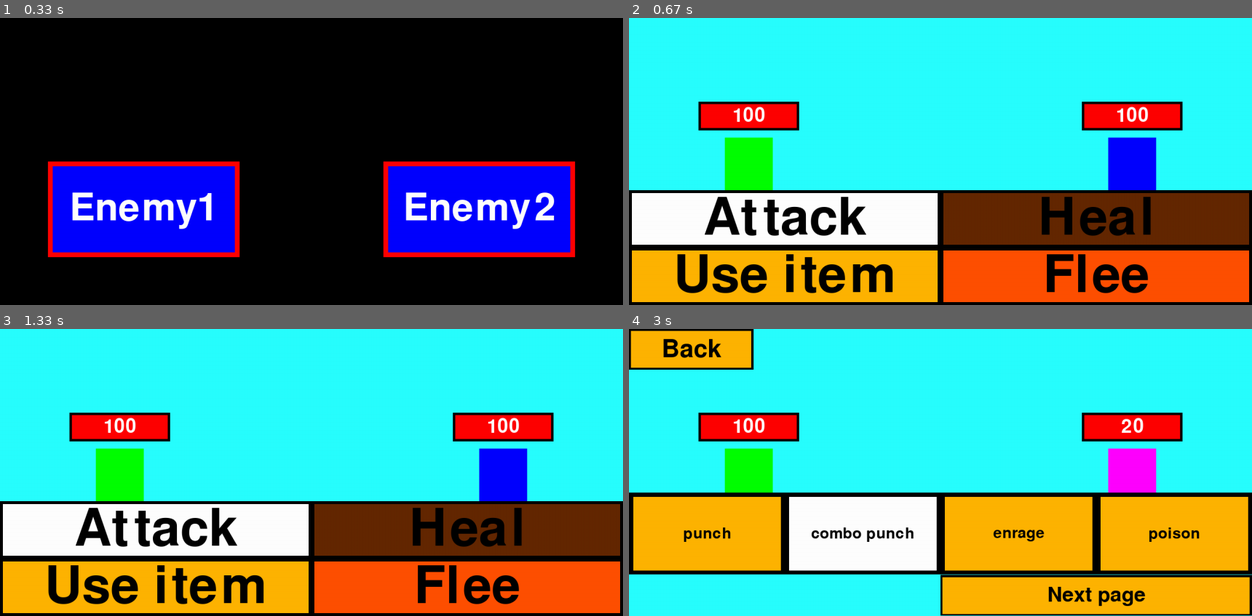
Above: before the commit, frames 1-4 (two rows, left to right).
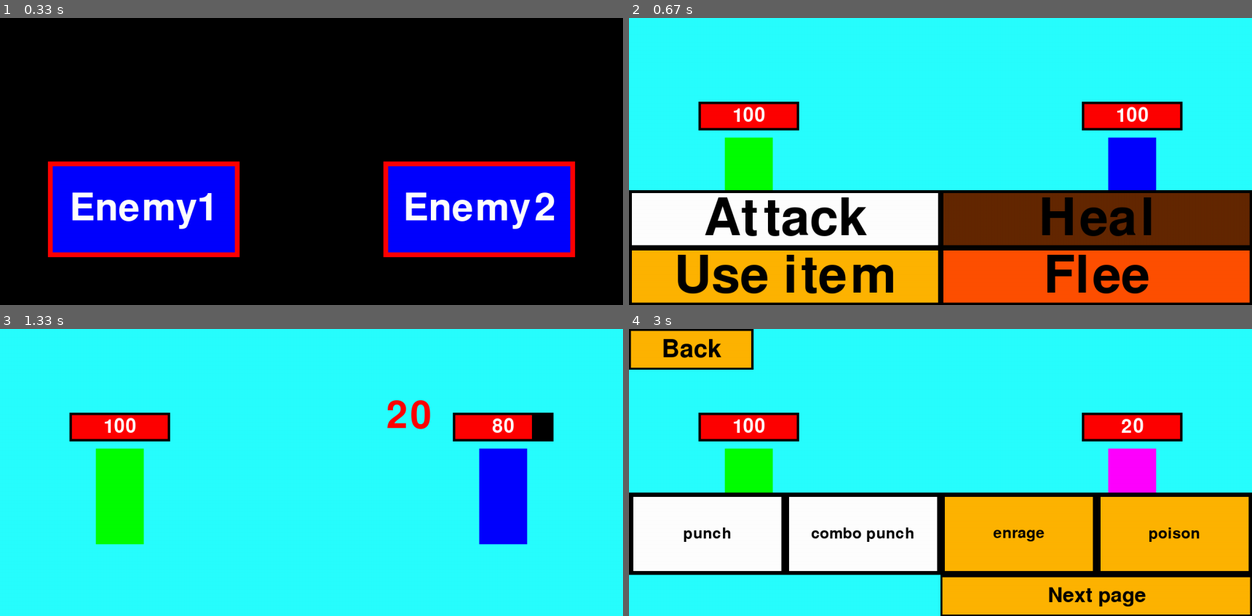
Above: after the commit, the same moments.

Repository: cast-hen/titanic_escape
Game: pygame game, started from personal/Branko/Fighting function Testing.py
The game is run twice, just before and just after one commit, with the same random seed, the same clock (stepped at 60 frames per second) and the same inputs.
Inputs (mouse positions are in pixels of both pictures, inside the frame that each line leads up to):
- Up to frame 1 (0.33 s): no input
- Up to frame 2 (0.67 s): click "Enemy1" at 0.38 s
- Up to frame 3 (1.33 s): click "Use item" at 0.72 s; click "Bomb" at 1.05 s
- Up to frame 4 (3 s): click (778, 366) at 1.38 s; click "Flee" at 1.72 s; click "confirm" at 2.05 s; click "Enemy2" at 2.38 s; click "Attack" at 2.72 s

Frame 1 is identical in both runs. In frame 2, 2.4% of the frame differs, in the area x 0-100%, y 61-100%; in frame 3, 41%, in the area x 0-100%, y 24-100%; in frame 4, 7.8%.

Commit message:
added sum items, not yet in main file

Diff:
--- a/personal/Branko/Fighting function Testing.py
+++ b/personal/Branko/Fighting function Testing.py
@@ -40,7 +40,10 @@
 
 player = character("greg", 5,(0, 0, 255), 100, 100,[punch, comboPunch, enrage, poison, lifeSteal, block], [
     item("Full Restore", 2),
-    item("Bomb", 5)
+    item("Bomb", 5),
+    item("Poison bottle", 0),
+    item("Immunifying elixir", 0),
+    item("Giantkiller", 2)
 ], 5)
 
 running = True
@@ -140,10 +143,11 @@
     #defining the variables before the fight starts
     width = screen.get_width()
     height = screen.get_height()
-    attackButton = button(0, (height / 5) * 3, width / 2, height/5, (255, 180, 0), (255, 255, 255), "Attack", (0, 0, 0), width // 12, (0, 0, 0))
-    fleeButton = button(width / 2, (height / 5) * 4, width / 2, height / 5, (255, 80, 0), (255, 255, 255), "Flee", (0, 0, 0), width // 12,  (0, 0, 0))
-    buttonNextPage = button(width / 2, (height / 7) * 6, width / 2, height / 7, (255, 180, 0), (255, 255, 255), "Next page", (0, 0, 0), width // 30, (0, 0, 0))
-    buttonPrevPage = button(0, (height / 7) * 6, width / 2, height / 7, (255, 180, 0), (255, 255, 255), "Previous page",(0, 0, 0), width // 30, (0, 0, 0))
+    attackButton = button(0, (height / 5) * 3, width / 2 + 1, height/5 + 1, (255, 180, 0), (255, 255, 255), "Attack", (0, 0, 0), width // 12, (0, 0, 0))
+    itemButton = button(0, (height / 5) * 4, width / 2 + 1, height / 5 + 1, (255, 180, 0), (255, 255, 255), "Use item",(0, 0, 0), width // 12, (0, 0, 0))
+    fleeButton = button(width / 2, (height / 5) * 4, width / 2 + 1, height / 5 + 1, (255, 80, 0), (255, 255, 255), "Flee", (0, 0, 0), width // 12,  (0, 0, 0))
+    buttonNextPage = button(width / 2, (height / 7) * 6, width / 2 + 1, height / 7 + 1, (255, 180, 0), (255, 255, 255), "Next page", (0, 0, 0), width // 30, (0, 0, 0))
+    buttonPrevPage = button(0, (height / 7) * 6, width / 2 + 1, height / 7 + 1, (255, 180, 0), (255, 255, 255), "Previous page",(0, 0, 0), width // 30, (0, 0, 0))
     buttonBack = button(0, 0, width / 5, height / 7, (255, 180, 0), (255, 255, 255), "Back", (0, 0, 0), width // 25,(0, 0, 0))
     playerCurrentHealth = player.hitpoints
     enemyCurrentHealth = enemy.hitpoints
@@ -159,6 +163,8 @@
     poisonTurnsLeftEnemy = 0
     immunityTurnsLeftPlayer = 0
     immunityTurnsLeftEnemy = 0
+    playerItems = player.items
+    enemyItems = enemy.items
     fighting = True
     state = "turnPlayer"
     draw_scene()
@@ -168,13 +174,9 @@
         if state == "turnPlayer":
             #sets the texture of the buttons depending on whether its an available option or not
             if (playerCurrentHealth < player.maxHitpoints or poisonTurnsLeftPlayer > 0) and playerHeals > 0:
-                healButton = button(width / 2, (height / 5) * 3, width / 2, height / 5, (255, 180, 0), (255, 255, 255),"Heal", (0, 0, 0), width // 12, (0, 0, 0))
+                healButton = button(width / 2, (height / 5) * 3, width / 2 + 1, height / 5 + 1, (255, 180, 0), (255, 255, 255),"Heal", (0, 0, 0), width // 12, (0, 0, 0))
             else:
-                healButton = button(width / 2, (height / 5) * 3, width / 2, height / 5, (100, 40, 0), (100, 40, 0),"Heal", (0, 0, 0), width // 12, (0, 0, 0))
-            if len(player.items) > 0:
-                itemButton = button(0, (height / 5) * 4, width / 2, height / 5, (255, 180, 0),(255, 255, 255), "Use item", (0, 0, 0), width // 12, (0, 0, 0))
-            else:
-                itemButton = button(0, (height / 5) * 4, width / 2, height / 5, (100, 40, 0),(100, 40, 0), "Use item", (0, 0, 0), width // 12, (0, 0, 0))
+                healButton = button(width / 2, (height / 5) * 3, width / 2 + 1, height / 5 + 1, (100, 40, 0), (100, 40, 0),"Heal", (0, 0, 0), width // 12, (0, 0, 0))
             #checks whether the mousebutton is down
             mouseDown = False
             for event in pygame.event.get():
@@ -208,9 +210,9 @@
                     for i in range(0, 4):
                         if (page * 4) + i < len(player.moveset):
                             if  player.moveset[page * 4 + i].name == "block" and playerBlocks == 0:
-                                moveButton = button(int((width / 4) * i), int((height / 7) * 4), int(width / 4), int((height / 7) * 2), (100, 40, 0), (100, 40, 0), player.moveset[(page * 4) + i].name, (0, 0, 0), width // 40,(0, 0, 0))
+                                moveButton = button(int((width / 4) * i), int((height / 7) * 4), int(width / 4) + 1, int((height / 7) * 2) + 1, (100, 40, 0), (100, 40, 0), player.moveset[(page * 4) + i].name, (0, 0, 0), width // 40,(0, 0, 0))
                             else:
-                                moveButton = button(int((width / 4) * i), int((height / 7) * 4), int(width / 4), int((height / 7) * 2), (255, 180, 0), (255, 255, 255), player.moveset[(page * 4) + i].name, (0, 0, 0), width // 40, (0, 0, 0))
+                                moveButton = button(int((width / 4) * i), int((height / 7) * 4), int(width / 4) + 1, int((height / 7) * 2) + 1, (255, 180, 0), (255, 255, 255), player.moveset[(page * 4) + i].name, (0, 0, 0), width // 40, (0, 0, 0))
                             if button.check(moveButton, mouseDown, screen) and not(player.moveset[page * 4 + i].name == "block" and playerBlocks == 0):
                                 move = player.moveset[page * 4 + i].name
                                 done = True
@@ -286,7 +288,7 @@
             elif button.check(itemButton, mouseDown, screen) and len(player.items) > 0:
                 draw_scene()
                 done = False
-                pages = len(player.items) // 4
+                pages = len(playerItems) // 4
                 page = 0
                 usedItem = None
                 # loop where an item can be selected
@@ -307,20 +309,46 @@
                             draw_scene()
                     # for loop drawing the buttons and checking if they're pressed
                     for i in range(0, 4):
-                        if (page * 4) + i < len(player.items):
-                            if player.items[page * 4 + i].ammount <= 0:
-                                itemButton = button(int((width / 4) * i), int((height / 7) * 4), int(width / 4), int((height / 7) * 2), (100, 40, 0), (100, 40, 0), player.items[(page * 4) + i].name, (0, 0, 0), width // 40, (0, 0, 0))
+                        if (page * 4) + i < len(playerItems):
+                            if playerItems[page * 4 + i].ammount <= 0 or playerItems[page * 4 + i].name == "Full Restore" and not(playerCurrentHealth < player.maxHitpoints or poisonTurnsLeftPlayer > 0):
+                                selectItemButton = button(int((width / 4) * i), int((height / 7) * 4), int(width / 4) + 1, int((height / 7) * 2) + 1, (100, 40, 0), (100, 40, 0), playerItems[(page * 4) + i].name, (0, 0, 0), width // 40, (0, 0, 0))
                             else:
-                                itemButton = button(int((width / 4) * i), int((height / 7) * 4), int(width / 4), int((height / 7) * 2), (255, 180, 0), (255, 255, 255), player.items[(page * 4) + i].name, (0, 0, 0), width // 40, (0, 0, 0))
-                            if button.check(itemButton, mouseDown, screen) and player.items[page * 4 + i].ammount > 0:
-                                usedItem = player.items[page * 4 + i].name
+                                selectItemButton = button(int((width / 4) * i), int((height / 7) * 4), int(width / 4) + 1, int((height / 7) * 2) + 1, (255, 180, 0), (255, 255, 255), playerItems[(page * 4) + i].name, (0, 0, 0), width // 40, (0, 0, 0))
+                            if button.check(selectItemButton, mouseDown, screen) and playerItems[page * 4 + i].ammount > 0 and (playerItems[page * 4 + i].name != "Full Restore" or playerCurrentHealth < player.maxHitpoints or poisonTurnsLeftPlayer > 0):
+                                usedItem = playerItems[page * 4 + i].name
+                                playerItems[page * 4 + i].ammount -= 1
                                 done = True
                     # checks whether the button to return to the main options is pressed
                     if button.check(buttonBack, mouseDown, screen):
                         done = True
                 draw_scene()
                 if usedItem is not None:
-                    pass
+                    if usedItem == "Full Restore":
+                        healed = player.maxHitpoints - playerCurrentHealth
+                        playerCurrentHealth = player.maxHitpoints
+                        scrollText(str(healed), (0, 255, 0), "player", 80, 20)
+                        if poisonTurnsLeftPlayer > 0:
+                            poisonTurnsLeftPlayer = 0
+                            scrollText("poison cleared", (255, 0, 255), "player", 40, 40)
+                    elif usedItem == "Bomb":
+                        enemyCurrentHealth -= 20
+                        scrollText("20", (255, 0, 0), "enemy", 80, 20)
+                    elif usedItem == "Poison bottle":
+                        poisonTurnsLeftEnemy = 5
+                        scrollText("Poisoned for 5 turns", (255, 0, 255), "enemy", 30, 50)
+                    elif usedItem == "Immunifying elixir":
+                        immunityTurnsLeftPlayer == 3
+                        scrollText("Immune for 3 turns", (100, 100, 255), "player", 30, 50)
+                    elif usedItem == "Giantkiller":
+                        damage = 0.2 * enemy.maxHitpoints
+                        enemyCurrentHealth -= damage
+                        scrollText(str(damage), (255, 0, 0), "enemy", 80, 20)
+                    elif usedItem == "":
+                        pass
+                    elif usedItem == "":
+                        pass
+                    elif usedItem == "":
+                        pass
             #the code for when the heal button is pressed
             elif button.check(healButton, mouseDown, screen) and (playerCurrentHealth < player.maxHitpoints or poisonTurnsLeftPlayer > 0) and playerHeals > 0:
                 playerHeals -= 1
@@ -342,8 +370,8 @@
                 pygame.draw.rect(screen, (255, 180, 0), [int(width / 3), int(height / 3), int(width / 3), int(height / 3)])
                 screen.blit(confirmText, confirmRect)
                 confirmed = False
-                confirmButton = button(width / 3, height / 2, width / 6, height / 6, (255, 80, 0), (255, 255, 255), "confirm", (0, 0, 0), width // 30,  (0, 0, 0))
-                cancelButton = button(width / 2, height / 2, width / 6, height / 6, (255, 80, 0),(255, 255, 255), "cancel", (0, 0, 0), width // 30, (0, 0, 0))
+                confirmButton = button(width / 3, height / 2, width / 6 + 1, height / 6 + 1, (255, 80, 0), (255, 255, 255), "confirm", (0, 0, 0), width // 30,  (0, 0, 0))
+                cancelButton = button(width / 2, height / 2, width / 6 + 1, height / 6 + 1, (255, 80, 0),(255, 255, 255), "cancel", (0, 0, 0), width // 30, (0, 0, 0))
                 #while loop checking if they confirm they want to flee
                 while not confirmed:
                     mouseDown = False
@@ -379,12 +407,12 @@
                     immunityTurnsLeftEnemy -= 1
                     if immunityTurnsLeftEnemy == 0:
                         scrollText("No longer immune", (100, 100, 255), "enemy", 40, 40)
-                #checks if the enemy is dead
-                if enemyCurrentHealth <= 0:
-                    enemyCurrentHealth = 0
-                    fighting = False
-                    state = "gameOver"
-                    result = "win"
+            #checks if the enemy is dead
+            if enemyCurrentHealth <= 0:
+                enemyCurrentHealth = 0
+                fighting = False
+                state = "gameOver"
+                result = "win"
         #the enemy turn
         elif state == "turnEnemy":
             draw_scene()
@@ -503,7 +531,7 @@
         time.sleep(0.01)
         pygame.display.update()
     #returning the values if the fight is over
-    return [result, playerCurrentHealth]
+    return result, playerCurrentHealth, playerItems
 
 pygame.init()
 while running:
@@ -516,17 +544,14 @@
         if event.type == pygame.MOUSEBUTTONDOWN:
             mouseDown = True
     if button.check(buttonEnemy1, mouseDown, screen):
-        result = fight(enemy1, player, screen)
+        result, player.hitpoints, player.items = fight(enemy1, player, screen)
         screen.fill((0, 0, 0))
     elif button.check(buttonEnemy2, mouseDown, screen):
-        result = fight(enemy2, player, screen)
+        result, player.hitpoints, player.items = fight(enemy2, player, screen)
         screen.fill((0, 0, 0))
-    if result[0] == "win":
-        player.hitpoints = result[1]
+    if result == "win":
         screen.fill((0, 255, 0))
-    elif result[0] == "flee":
-        player.hitpoints = result[1]
-    elif result[0] == "loss":
+    elif result == "loss":
         player.hitpoints = 100
         player.lives -= 1
 
